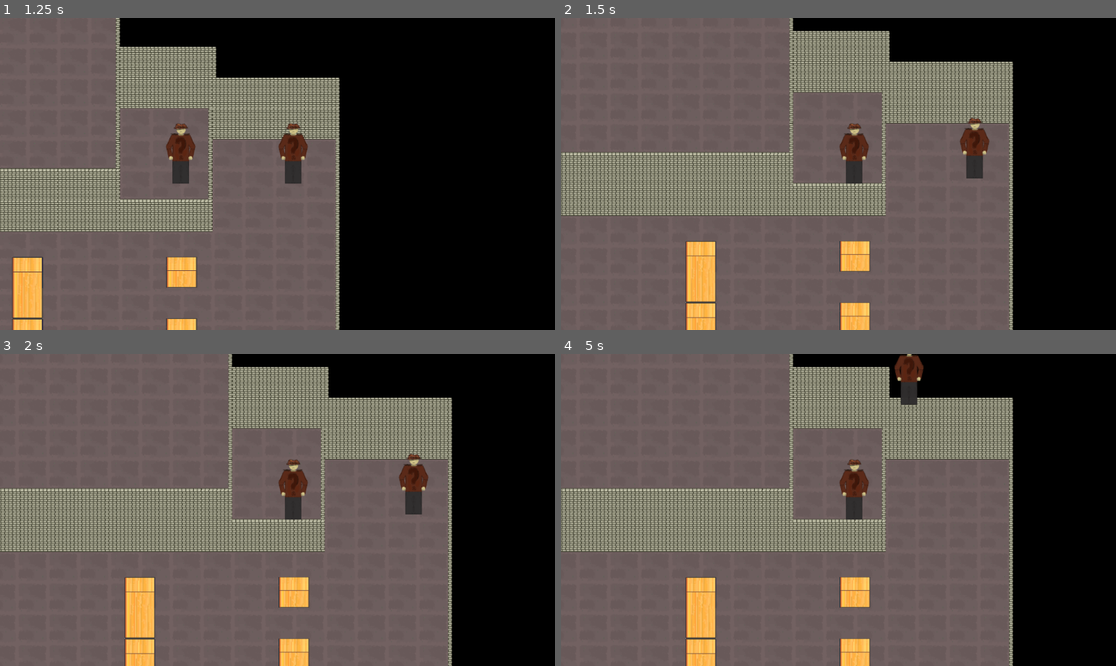
Above: before the commit, frames 1-4 (two rows, left to right).
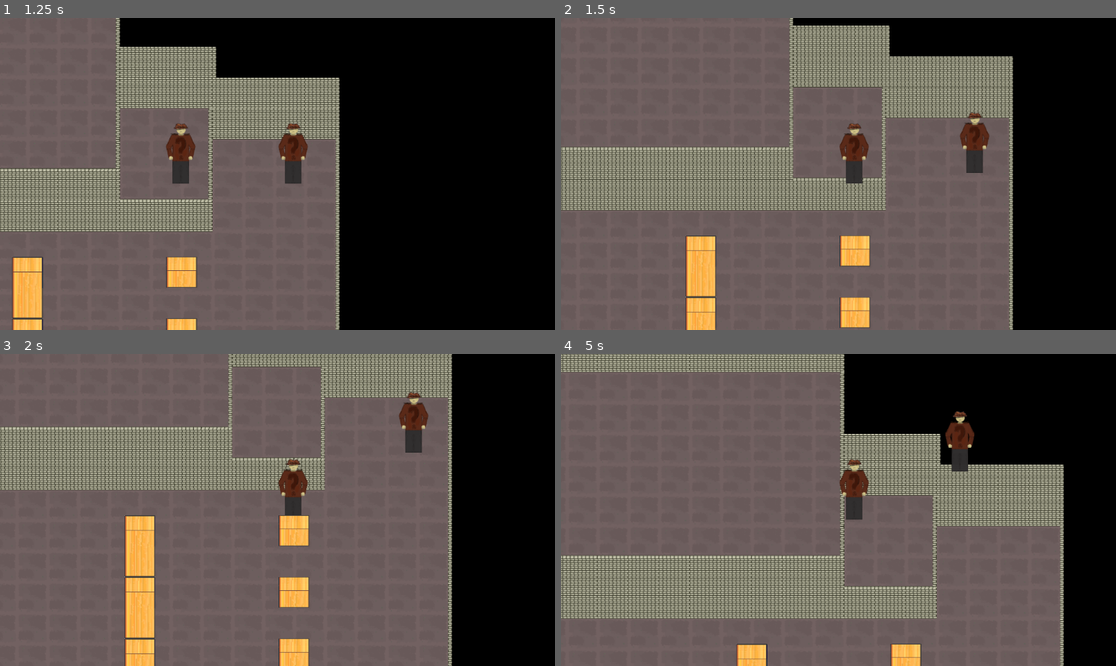
Above: after the commit, the same moments.

Repository: Alexxx180/Desert-Rage-2
Game: Godot game, scene res://assets/scenes/levels/caves/origin.tscn
Two runs of this game, one before a commit and one after it. Both use one fixed random seed, a clock stepped at 60 frames per second and the inputs below.
Inputs:
- Up to frame 1 (1.25 s): tap Enter at 0.5 s; hold D (right) from 0.53 s (still down); hold Shift (run) from 0.53 s (still down)
- Up to frame 2 (1.5 s): release D (right) at 1.28 s; release Shift (run) at 1.28 s; hold Down (backward) from 1.28 s (still down); tap Ctrl (select) at 1.35 s
- Up to frame 3 (2 s): keep holding Down (backward)
- Up to frame 4 (5 s): release Down (backward) at 2.03 s; hold D (right) 2.03-2.78 s; hold Shift (run) 2.03-2.78 s; tap Space at 2.75 s; hold Up (forward) 2.78-3.53 s; tap Ctrl (select) at 2.85, 4.35 s; hold Shift (run) 3.53-4.28 s; hold Left (left) from 3.53 s (still down)

Frame 1 is identical in both runs. In frame 2, 15% of the frame differs, in the area x 0-82%, y 0-100%; in frame 3, 26%; in frame 4, 39%, in the area x 0-91%, y 0-100%.

Commit message:
watched horizontal jumps concept: needs to be refactored

Diff:
--- /dev/null
+++ b/assets/scenes/actors/interactables/zones/platform/directions.tscn
@@ -0,0 +1,23 @@
+[gd_scene load_steps=3 format=3 uid="uid://bar4jauuflsve"]
+
+[ext_resource type="Script" path="res://assets/systems/input/platforming/platform/directions.gd" id="1_snrop"]
+[ext_resource type="PackedScene" uid="uid://bo30rlr0npmxa" path="res://assets/scenes/actors/interactables/zones/platform/ledge.tscn" id="2_g4btg"]
+
+[node name="directions" type="Node2D"]
+script = ExtResource("1_snrop")
+
+[node name="backward" parent="." instance=ExtResource("2_g4btg")]
+position = Vector2(0, -128)
+opposite = "forward"
+
+[node name="left" parent="." instance=ExtResource("2_g4btg")]
+position = Vector2(128, 0)
+opposite = "right"
+
+[node name="right" parent="." instance=ExtResource("2_g4btg")]
+position = Vector2(-128, 0)
+opposite = "left"
+
+[node name="forward" parent="." instance=ExtResource("2_g4btg")]
+position = Vector2(0, 128)
+opposite = "backward"
--- a/assets/scenes/actors/interactables/zones/platform/platform.tscn
+++ b/assets/scenes/actors/interactables/zones/platform/platform.tscn
@@ -1,32 +1,26 @@
 [gd_scene load_steps=4 format=3 uid="uid://cee058p7r80p7"]
 
+[ext_resource type="Script" path="res://assets/systems/input/platforming/platform/platform.gd" id="1_1fi6g"]
 [ext_resource type="Shape2D" uid="uid://4vlyc8cvtjsy" path="res://assets/resources/shapes/interactables/jumping.tres" id="1_s5jgt"]
-[ext_resource type="Script" path="res://assets/systems/input/platforming/platform.gd" id="1_xasvi"]
-[ext_resource type="PackedScene" uid="uid://bo30rlr0npmxa" path="res://assets/scenes/actors/interactables/zones/platform/ledge.tscn" id="2_bjh2v"]
+[ext_resource type="PackedScene" uid="uid://bar4jauuflsve" path="res://assets/scenes/actors/interactables/zones/platform/directions.tscn" id="3_0xie8"]
 
 [node name="platform" type="Area2D"]
 position = Vector2(32, -30)
 collision_layer = 32
 collision_mask = 68
-script = ExtResource("1_xasvi")
+script = ExtResource("1_1fi6g")
 
 [node name="shape" type="CollisionShape2D" parent="."]
 shape = ExtResource("1_s5jgt")
 
-[node name="backward" parent="." instance=ExtResource("2_bjh2v")]
-position = Vector2(0, -128)
-opposite = "forward"
+[node name="directions" parent="." instance=ExtResource("3_0xie8")]
 
-[node name="left" parent="." instance=ExtResource("2_bjh2v")]
-position = Vector2(128, 0)
-opposite = "right"
+[node name="floor" type="StaticBody2D" parent="."]
+collision_layer = 64
+collision_mask = 0
 
-[node name="right" parent="." instance=ExtResource("2_bjh2v")]
-position = Vector2(-128, 0)
-opposite = "left"
-
-[node name="forward" parent="." instance=ExtResource("2_bjh2v")]
-position = Vector2(0, 128)
-opposite = "backward"
+[node name="shape" type="CollisionShape2D" parent="floor"]
+shape = ExtResource("1_s5jgt")
+debug_color = Color(0.840899, 0.373924, 0.221188, 0.42)
 
 [connection signal="body_entered" from="." to="." method="_on_step"]
--- a/assets/scenes/actors/player/ray/hero.tscn
+++ b/assets/scenes/actors/player/ray/hero.tscn
@@ -11,7 +11,7 @@
 
 [node name="ray" type="CharacterBody2D"]
 collision_layer = 4
-collision_mask = 0
+collision_mask = 32768
 script = ExtResource("1_tbrg2")
 
 [node name="view" type="Sprite2D" parent="."]
--- a/assets/scenes/levels/caves/origin.tscn
+++ b/assets/scenes/levels/caves/origin.tscn
@@ -15,18 +15,8 @@
 layer_0/name = "Ground"
 layer_0/tile_data = PackedInt32Array(2621526, 2, 2, 2687062, 2, 2, 2752598, 2, 2, 2818134, 2, 2, 2883670, 2, 2, 2949206 …(7867 unchanged characters)…
 layer_1/name = "Walls"
-layer_1/enabled = true
-layer_1/modulate = Color(1, 1, 1, 1)
-layer_1/y_sort_enabled = false
-layer_1/y_sort_origin = 0
-layer_1/z_index = 0
 layer_1/tile_data = PackedInt32Array(2490453, 327682, 65536, 2555989, 327682, 65536, 2621525, 327682, 65536, 2687061, 3 …(5013 unchanged characters)…
 layer_2/name = "Interactables"
-layer_2/enabled = true
-layer_2/modulate = Color(1, 1, 1, 1)
-layer_2/y_sort_enabled = false
-layer_2/y_sort_origin = 0
-layer_2/z_index = 0
 layer_2/tile_data = PackedInt32Array(2883695, 3, 65536, 3014767, 3, 65536, 3145839, 3, 65536, 2949226, 3, 131072, 3080298, 3, 131072, 3211370, 3, 131072)
 
 [node name="group" parent="." instance=ExtResource("2_bvmv4")]
--- a/assets/systems/input/character/character.gd
+++ b/assets/systems/input/character/character.gd
@@ -7,10 +7,8 @@
 @onready var platforming: Node = $platforming
 @onready var movement: Node = $movement
 
-func to_platforming():
-	platforming.process_mode = Node.PROCESS_MODE_INHERIT
-	movement.process_mode = Node.PROCESS_MODE_DISABLED
+func set_platforming(mode: ProcessMode):
+	platforming.process_mode = mode
 
-func to_movement():
-	platforming.process_mode = Node.PROCESS_MODE_INHERIT
-	movement.process_mode = Node.PROCESS_MODE_DISABLED
+func set_movement(mode: ProcessMode):
+	movement.process_mode = mode
--- a/assets/systems/input/character/movement.gd
+++ b/assets/systems/input/character/movement.gd
@@ -17,7 +17,7 @@
 func _physics_process(delta):
 	if (hero.control): move(delta)
 
-func _input(event: InputEvent):
+func _input(_event: InputEvent):
 	if not Input.is_action_pressed("run"): return
 
 	for action in increase:
--- a/assets/systems/input/character/platforming.gd
+++ b/assets/systems/input/character/platforming.gd
@@ -2,22 +2,33 @@
 
 @onready var hero: CharacterBody2D = get_parent()
 
+var platform: Area2D
+var ground: bool = false
 var directions: Array[String]
 var far: int
 
+func active(): return process_mode == Node.PROCESS_MODE_INHERIT
+
 func coordinate(allowed: Array[String], distance: int = 128):
 	directions = allowed
-	print("SET, ", distance)
 	far = distance
 
 func jump():
 	var x: float = Input.get_axis("left", "right")
 	var y: float = Input.get_axis("forward", "backward")
-	print("POSITION: ", far)
 	hero.position += Vector2(x, y) * far
-	print("JUMPED!")
+
+func available_place(direction: String) -> bool:
+	var jumped: bool = false
+	var size: int = directions.size()
+	while not jumped and size > 0:
+		size -= 1
+		direction = directions[size]
+		jumped = Input.is_action_just_pressed(direction) or Input.is_action_pressed(direction)
+	print(directions)
+	print(direction, ", ", jumped)
+	return jumped
 
 func _input(_event):
-	for direction in directions:
-		print("JUMPED? ", direction)
-		if Input.is_action_just_pressed(direction): jump()
+	var direction: String
+	if available_place(direction): jump()
--- a/assets/systems/input/platforming/ledge.gd
+++ b/assets/systems/input/platforming/ledge.gd
@@ -6,35 +6,36 @@
 @export var opposite: String
 @export var floors: Array[int] = [0]
 
+var platform: bool = false
 var F: int: get = _get_current_floor
 
 func _get_current_floor(): return floors[-1]
 
-func _ready():
-	box = get_parent()
-	direction = name
+func _ready(): direction = name
 
 func _is_floor(tile: Node2D) -> bool: return "F" in tile
 func is_same_floor() -> bool: return box.compare(F)
 
-func climb_floor(next: int):
-	print("Floor: ", next)
-	floors.append(next)
+func climb_floor(next: int): floors.append(next)
 
 func _on_exit(body: Node2D):
 	if _is_floor(body):
-		print("Floor: ", floors[-1])
 		floors.pop_front()
+		platform = false
+	#else:
+		#body.set_platforming(Node.PROCESS_MODE_DISABLED)
 
 func add_direction(directions: Array[String]):
 	if is_same_floor(): directions.append(opposite)
 
 func _on_step(body: Node2D):
+	if platform: return
 	if _is_floor(body):
 		climb_floor(body.F)
+		platform = body.name == "floor"
 	elif is_same_floor():
-		print("IS ON THE PLATFORM")
+		print("PLATFORM")
 		var directions: Array[String] = [direction]
-		body.to_platforming()
 		body.platforming.coordinate(directions)
-	#print("STEP")
+		body.set_movement(Node.PROCESS_MODE_INHERIT)
+		body.set_platforming(Node.PROCESS_MODE_INHERIT)
--- a/assets/systems/input/platforming/platform.gd
+++ /dev/null
@@ -1,20 +0,0 @@
-extends Area2D
-
-@export_range(0, 9) var F: int = 0
-@export_range(1, 2) var height: int = 1
-
-@onready var ledges: Array[Area2D] = [$left, $right, $forward, $backward]
-
-func compare(ledge_floor: int) -> bool:
-	return F + height == ledge_floor
-
-func _on_step(body: Node2D):
-	print("PLATFORMING")
-	if body is CharacterBody2D:
-		print("IS ON THE PLATFORM")
-		var directions: Array[String] = []
-		for ledge in ledges:
-			ledge.add_direction(directions)
-
-		body.to_platforming()
-		body.platforming.coordinate(directions)
--- /dev/null
+++ b/assets/systems/input/platforming/platform/directions.gd
@@ -0,0 +1,16 @@
+extends Node2D
+
+@onready var ledges: Array[Area2D] = [$left, $right, $forward, $backward]
+
+func _ready():
+	var box: Area2D = get_parent()
+	for ledge in ledges: ledge.box = box
+
+func jump_to_ledge(body: CharacterBody2D):
+	var directions: Array[String] = []
+	for ledge in ledges:
+		ledge.add_direction(directions)
+	body.platforming.coordinate(directions)
+	body.set_movement(Node.PROCESS_MODE_DISABLED)
+	print("ENABLED")
+	body.set_platforming(Node.PROCESS_MODE_INHERIT)
--- /dev/null
+++ b/assets/systems/input/platforming/platform/platform.gd
@@ -0,0 +1,13 @@
+extends Area2D
+
+@export_range(0, 9) var F: int = 0
+@export_range(1, 2) var height: int = 1
+
+@onready var directions: Node2D = $directions
+
+func compare(ledge_floor: int) -> bool:
+	return F + height == ledge_floor
+
+func _on_step(body: Node2D):
+	if body is CharacterBody2D:
+		directions.jump_to_ledge(body)
--- a/project.godot
+++ b/project.godot
@@ -12,7 +12,7 @@
 
 config/name="Desert-Rage-2"
 run/main_scene="res://assets/scenes/levels/caves/origin.tscn"
-config/features=PackedStringArray("4.1", "GL Compatibility")
+config/features=PackedStringArray("4.2", "GL Compatibility")
 config/icon="res://icon.svg"
 
 [display]
Not shown: 1 places in assets/scenes/levels/environment/caves/set.tres that only renumber resources
